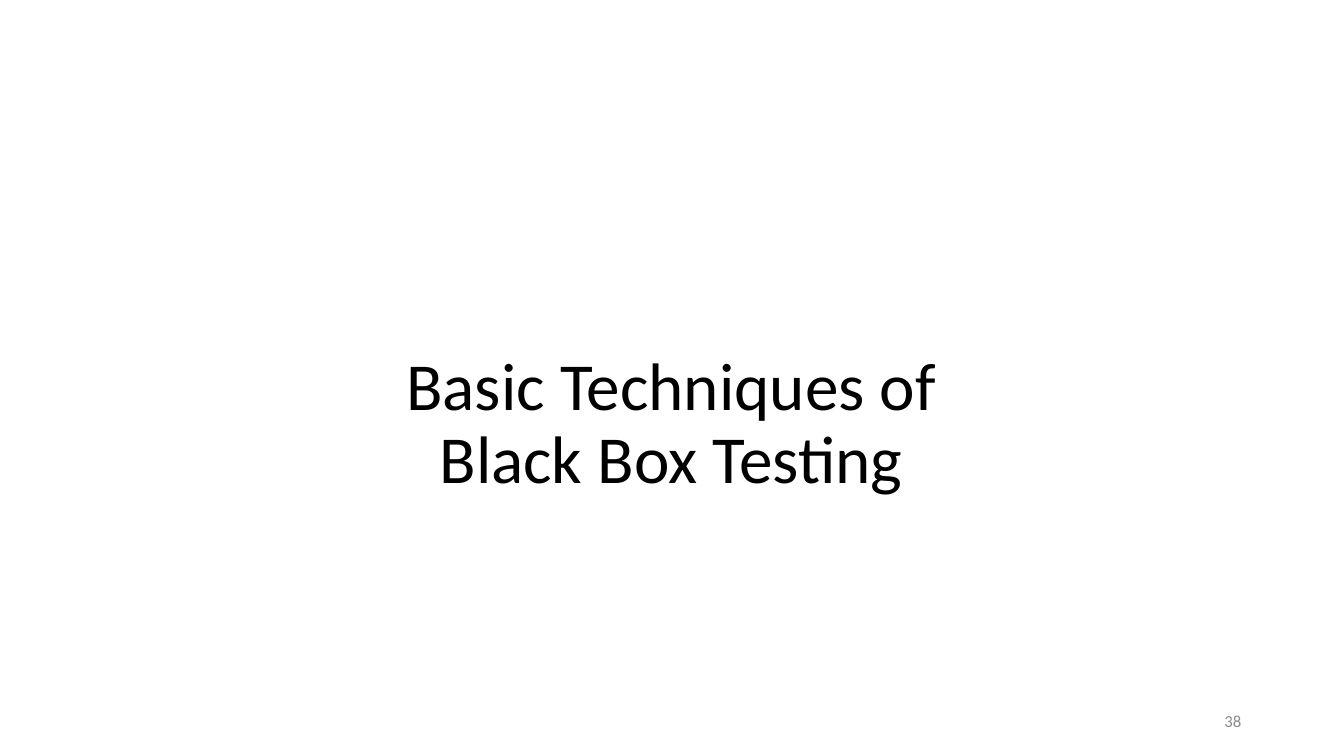
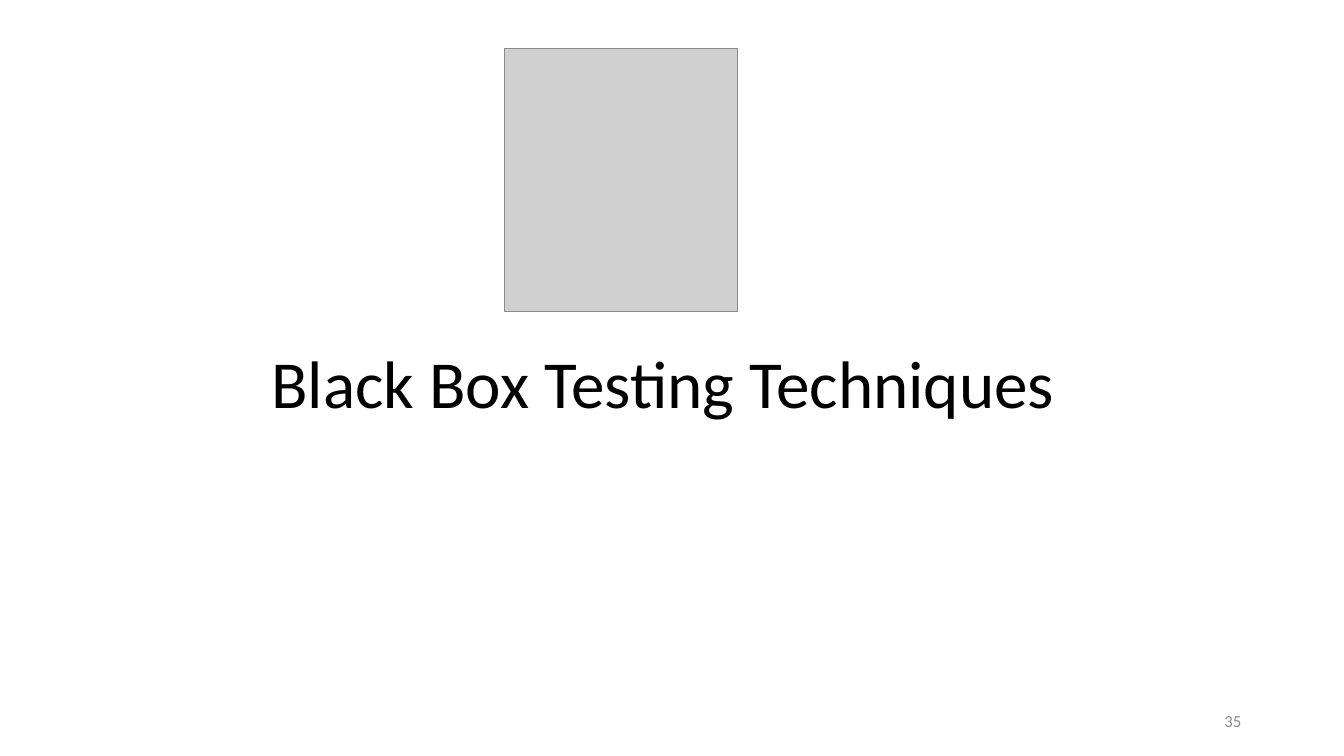
Before and after one commit to malenezi/malenezi, a slide deck: slide 35 of SE401/Lectures/6-Black Box Testing/Black Box Testing.pptx (slide 38 before the commit). Drawn at 1344x756 pixels with LibreOffice and Linux fonts; fonts in the diff are those of the drawing; grey boxes stand for pictures. Boxes give left, top, right and bottom in pixels: in the first picture for what was removed or moved away, otherwise in the second. Text is boxed around its words. In the diff, an @@ line names an element or a change of style, - is before the commit and + after.

```diff
--- a/SE401/Lectures/6-Black Box Testing/Black Box Testing.pptx
+++ b/SE401/Lectures/6-Black Box Testing/Black Box Testing.pptx
@@ picture added at (x1=504, y1=48, x2=737, y2=312) @@
@@ title at (x1=271, y1=361, x2=1055, y2=420): text changed @@
-Basic Techniques of
-Black Box Testing
+Black Box Testing Techniques
@@ page number at (x1=1224, y1=716, x2=1241, y2=727): text changed @@
-38
+35
```
Also in this commit, not shown: 5 other slides changed, 36 slides added, 6 slides removed, 1 other file.
